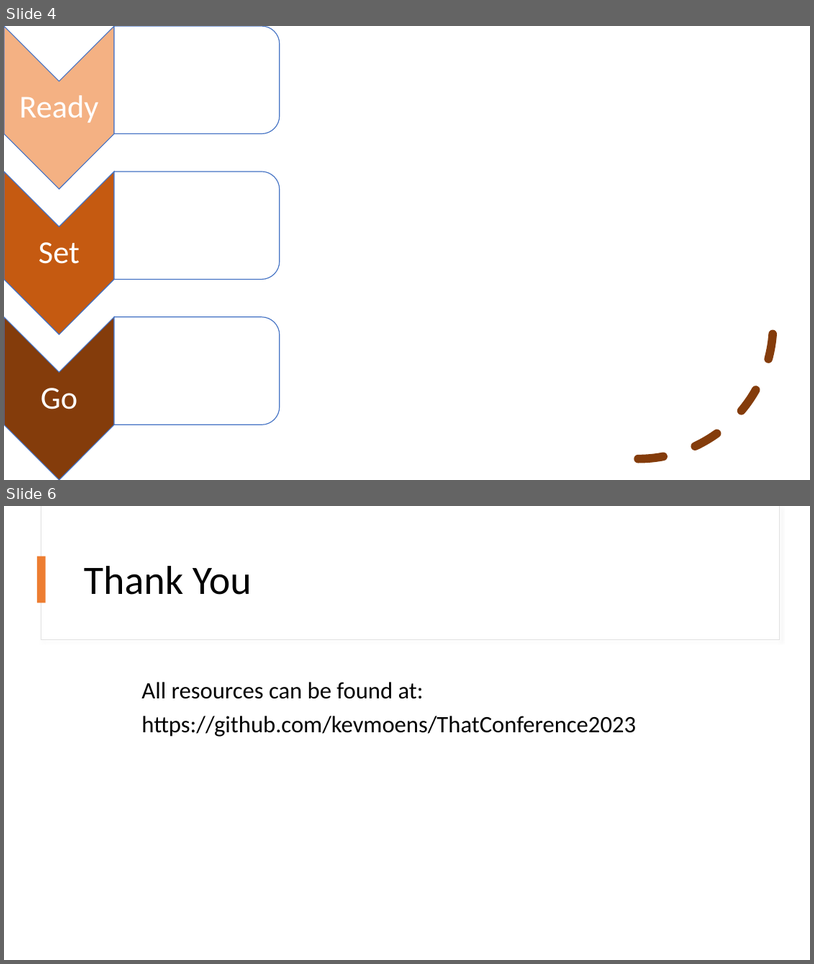
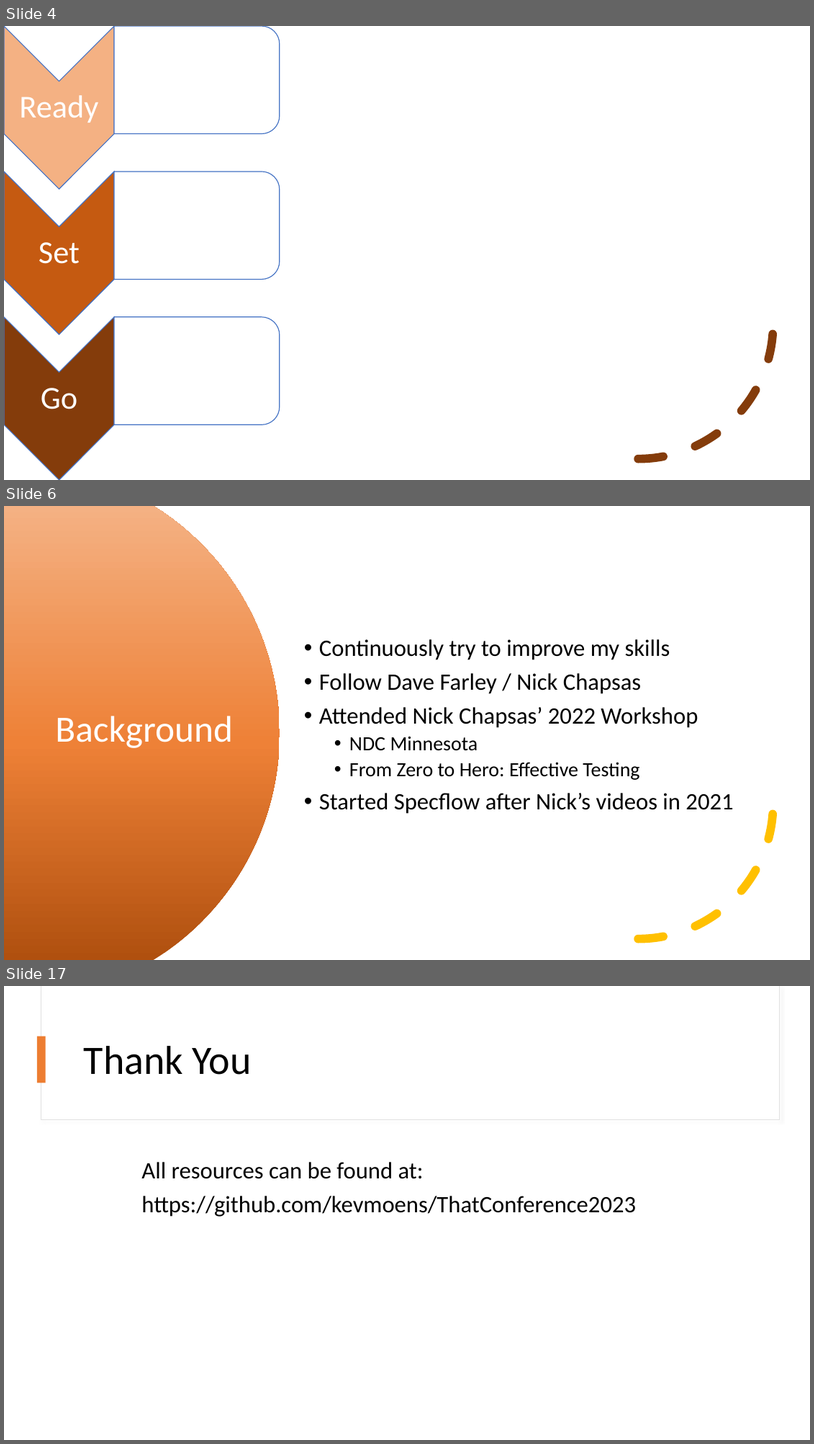
Before and after one commit to kevmoens/ThatConference2023, a slide deck: ThatConference2023.pptx. Shown one above the other, each under a label of ours: slides 4 and 6 before the commit, slides 4, 6 and 17 after it; the slides between them are not shown. The pictures are 814x964 and 814x1444 pixels, drawn with LibreOffice and Linux fonts; fonts in the diff are those of the drawing. Boxes give left, top, right and bottom in pixels: in the first picture for what was removed or moved away, otherwise in the second. Text is boxed around its words. In the diff, an @@ line names an element or a change of style, - is before the commit and + after.

```diff
--- a/ThatConference2023.pptx
+++ b/ThatConference2023.pptx
@@ slide 6 added at (4,506,810,960), background #FFFFFF @@
@@ freeform shape added at (4,506,280,960), fill gradient #B0500F to #EE8137 to #F4B183 @@
@@ text added at (319,639,733,813), 28 pt, text #000000 @@
+• Continuously try to improve my skills
+• Follow Dave Farley / Nick Chapsas
+• Attended Nick Chapsas’ 2022 Workshop
+  • NDC Minnesota
+  • From Zero to Hero: Effective Testing
+• Started Specflow after Nick’s videos in 2021
@@ arc (boxed as its full ellipse) added at (504,669,774,939), outline #FFC000 10 pt dashed @@
@@ title added at (55,716,233,748), 44 pt, text #FFFFFF @@
+Background
@@ what was slide 6 is now slide 17 @@
```
Also in this commit, not shown: 11 other slides added, 1 slide removed, 2 other files.
